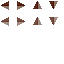
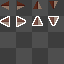
Two versions of the same layered image (64 x 64). Layer-by-layer changes:
showed group "BG" (5 layers) over [0,0,64,64]
